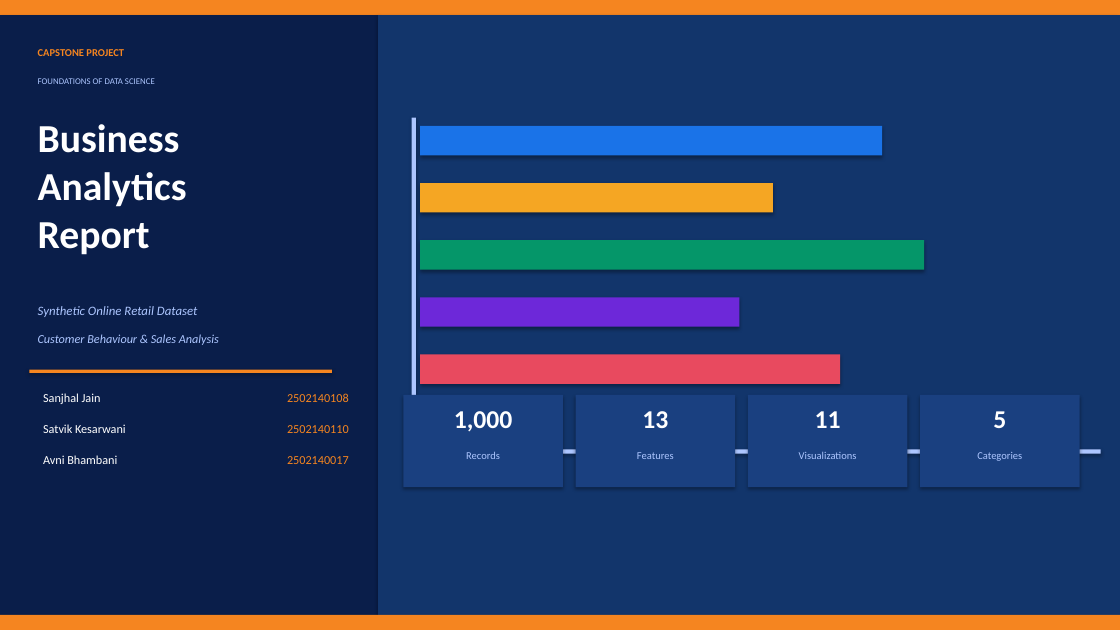
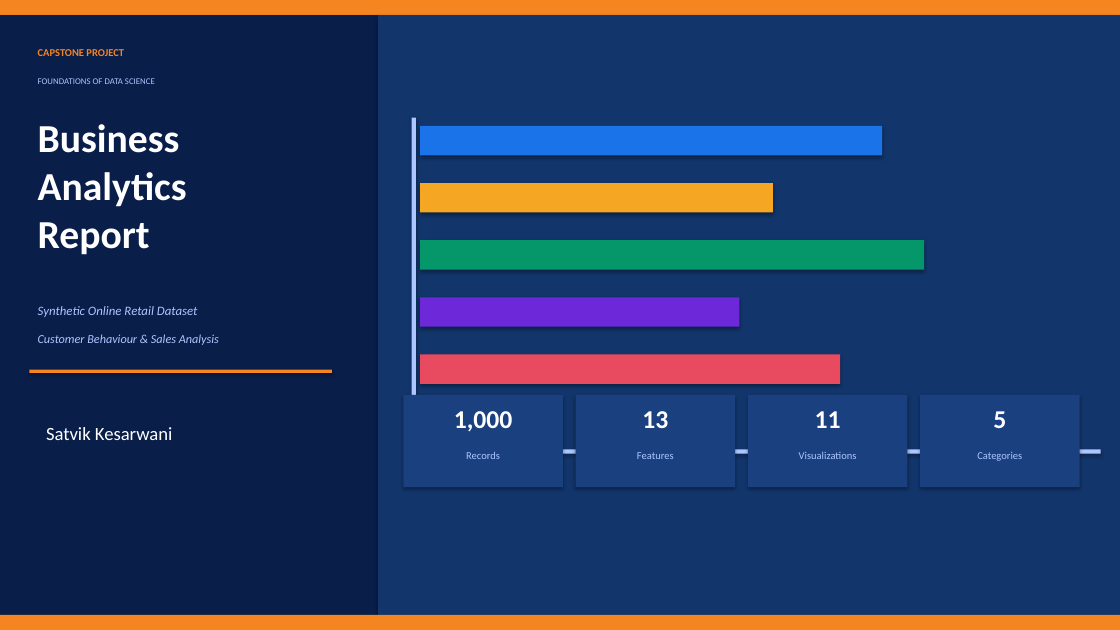
Before and after one commit to satvikprofessional2006-stack/business-analytics-capstone-2026, a slide deck: slide 1 of Business_Analytics_Presentation.pptx. Drawn at 1120x630 pixels with LibreOffice and Linux fonts; fonts in the diff are those of the drawing. Boxes give left, top, right and bottom in pixels: in the first picture for what was removed or moved away, otherwise in the second. Text is boxed around its words. In the diff, an @@ line names an element or a change of style, - is before the commit and + after.

```diff
--- a/Business_Analytics_Presentation.pptx
+++ b/Business_Analytics_Presentation.pptx
@@ text "Satvik Kesarwani" at (46,427,172,440): size 10.5 to 16 pt @@
@@ text removed at (43,393,101,404) @@
-Sanjhal Jain
@@ text removed at (287,393,349,402) @@
-2502140108
@@ text removed at (287,425,349,433) @@
-2502140110
@@ text removed at (43,455,117,464) @@
-Avni Bhambani
@@ text removed at (287,456,349,464) @@
-2502140017
```
Also in this commit, not shown: 2 other files.
